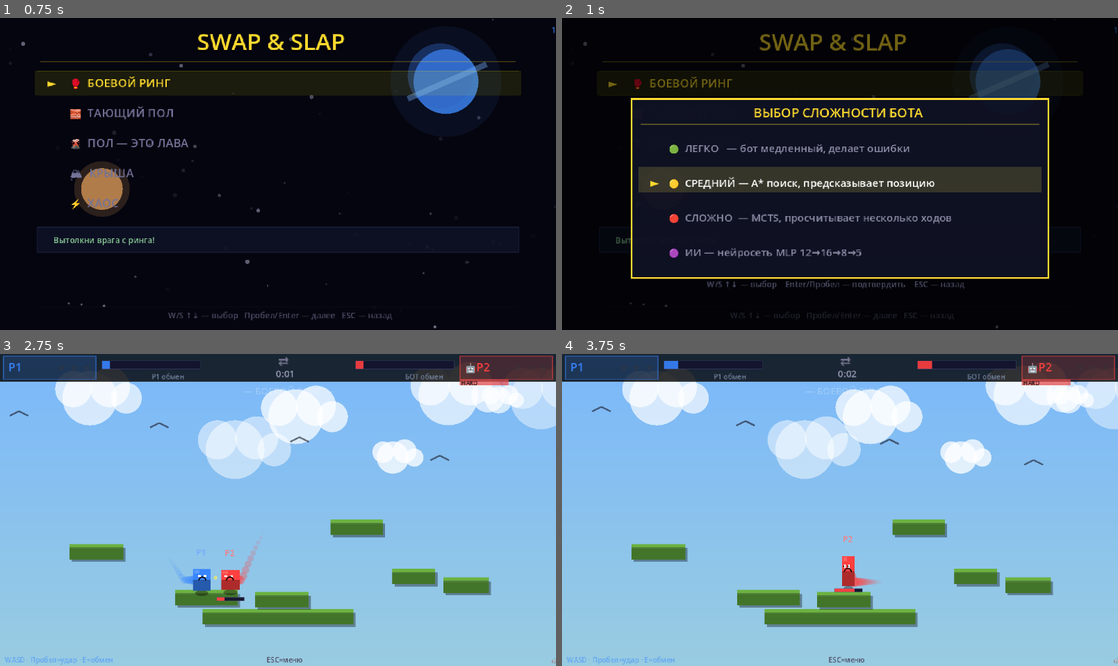
Above: before the commit, frames 1-4 (two rows, left to right).
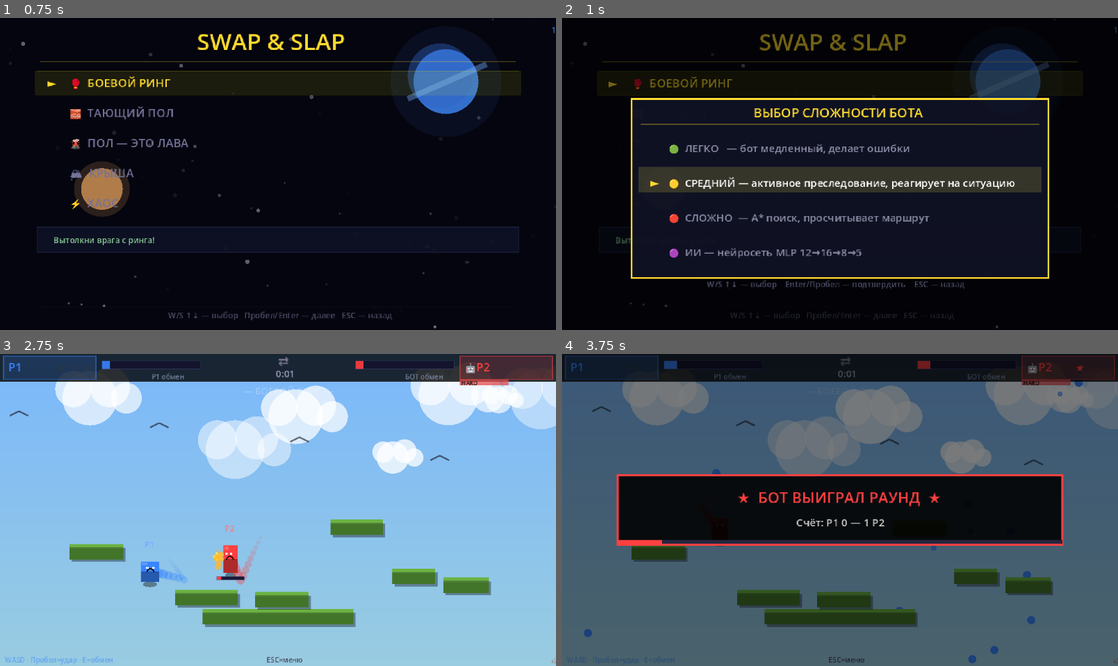
Above: after the commit, the same moments.

Repository: kkeefi/Swap-slap
Game: Godot game, scene res://Game.tscn
Same seed, same stepped clock (60 frames per second), same inputs: the game is played once before the commit and once after it.
Inputs:
- Up to frame 1 (0.75 s): tap Enter (p2_swap) at 0.5 s; hold D from 0.53 s (still down); tap E (p1_swap) at 0.6 s
- Up to frame 2 (1 s): keep holding D; tap Space at 0.77 s
- Up to frame 3 (2.75 s): release D at 1.28 s; hold S 1.28-2.03 s; tap Enter (p2_swap) at 1.35 s; tap Space at 1.52 s; hold D from 2.03 s (still down); tap H at 2.1 s
- Up to frame 4 (3.75 s): release D at 2.78 s; hold Up 2.78-3.53 s; tap I at 2.85 s; tap Space at 3.02 s; hold Left from 3.53 s (still down); tap T at 3.6 s

Frame 1 is identical in both runs. In frame 2, 1.1% of the frame differs, in the area x 34-82%, y 51-66%; in frame 3, 1.3%; in frame 4, 99%, in the area x 0-100%, y 0-100%.

Commit message:
refactor(bot): update Medium and Hard difficulty logic

Diff:
--- a/scripts/bot.gd
+++ b/scripts/bot.gd
@@ -19,6 +19,7 @@
 var _dodge_dir : int   = 1
 
 var _easy_think_cd : float = 0.0
+var _medium_think_cd : float = 0.0
 
 var _astar_path : Array = []
 var _path_cd : float = 0.0
@@ -93,6 +94,7 @@
 	_state=State.CHASE; _jump_cd=0.0; _stuck_timer=0.0
 	_easy_think_cd=0.0; _astar_path=[]; _path_cd=0.0
 	_nn_think_t=0.0; _nn_cached=[0.0,0.0,0.0,0.0,0.0]
+	_medium_think_cd = 0.0
 
 func update(delta: float, bot: Dictionary, enemy: Dictionary,
 		platforms: Array, mode: int, king_rect: Rect2,
@@ -163,23 +165,145 @@
 		else: left = true
 
 func _update_medium(delta: float, bot: Dictionary, enemy: Dictionary,
+		_platforms: Array, mode: int, king_rect: Rect2,
+		lava_y: float, swap_ready_bot: bool) -> void:
+
+	var bp : Vector2 = bot.pos
+	var ep : Vector2 = enemy.pos
+	var dist : float = bp.distance_to(ep)
+
+	if swap_ready_bot and (ep.x < 80 or ep.x > Globals.VW - 80) and randf() < 0.4:
+		swap = true
+
+	if mode == Globals.Mode.LAVA: _lava_survive(bot, _platforms, lava_y); return
+	if mode == Globals.Mode.KING: _king_logic(bot, enemy, king_rect); return
+
+	# всегда двигается к врагу — без пауз на движение
+	var dx : float = ep.x - bp.x
+	if abs(dx) > 10:
+		if dx > 0: right = true
+		else: left = true
+
+	# решения принимает с небольшой паузой
+	_medium_think_cd -= delta
+	if _medium_think_cd > 0:
+		return
+
+	_medium_think_cd = randf_range(0.18, 0.38)  # было 0.1-0.25
+
+	# 10% — пропускает действие
+	if randf() < 0.1:
+		return
+
+	# толкает в 65% случаев
+	if dist < REACT_DIST and randf() < 0.5:
+		push = true
+
+	# прыгает если враг выше
+	if bot.on_floor and ep.y < bp.y - 25 and _jump_cd <= 0 and randf() < 0.55:
+		jump = true; _jump_cd = 0.45
+
+	# от края уходит в 60% случаев
+	if (bp.x < EDGE_DANGER or bp.x > Globals.VW - EDGE_DANGER) and randf() < 0.5:
+		if bp.x < Globals.VW/2: right = true
+		else: left = true
+
+	# застрял — прыгает
+	if _stuck_timer > 0.5 and bot.on_floor and _jump_cd <= 0:
+		jump = true; _jump_cd = 0.5; _stuck_timer = 0.0
+
+func _astar_find_path(start: Vector2, target: Vector2, platforms: Array) -> Array:
+	var points: Array = []
+	points.append({"pos": start, "type": "start"})
+
+	for pl in platforms:
+		if not pl.alive: continue
+		var r: Rect2 = pl.rect
+		var land_x: float = r.get_center().x
+		var land_y: float = r.position.y - Globals.PH - 2
+		points.append({"pos": Vector2(land_x, land_y), "type": "plat"})
+
+	points.append({"pos": target, "type": "target"})
+
+	var n: int = points.size()
+	if n < 2: return []
+
+	var edges: Dictionary = {}
+	for i in n:
+		edges[i] = []
+		for j in n:
+			if i == j: continue
+			if _can_jump_between(points[i].pos, points[j].pos):
+				edges[i].append(j)
+
+	var g: Dictionary = {}
+	var f: Dictionary = {}
+	var came_from: Dictionary = {}
+	var open_set: Array = [0]
+
+	for i in n:
+		g[i] = INF
+		f[i] = INF
+
+	g[0] = 0.0
+	f[0] = start.distance_to(target)
+
+	while not open_set.is_empty():
+		var current: int = open_set[0]
+		for idx in open_set:
+			if float(f[idx]) < float(f[current]):
+				current = idx
+
+		if current == n - 1:
+			var path: Array = []
+			var c: int = current
+			while came_from.has(c):
+				path.push_front(points[c].pos)
+				c = came_from[c]
+			return path
+
+		open_set.erase(current)
+
+		for neighbor in edges[current]:
+			var tentative_g: float = float(g[current]) + points[current].pos.distance_to(points[neighbor].pos)
+			if tentative_g < float(g[neighbor]):
+				came_from[neighbor] = current
+				g[neighbor] = tentative_g
+				f[neighbor] = tentative_g + points[neighbor].pos.distance_to(target)
+				if neighbor not in open_set:
+					open_set.append(neighbor)
+
+	return []
+
+
+func _can_jump_between(a: Vector2, b: Vector2) -> bool:
+	var dx : float = abs(b.x - a.x)
+	var dy := a.y - b.y
+	if dx > JUMP_DIST_MAX + 20: return false
+	if dy > JUMP_H_MAX + 10: return false
+	if dy < -JUMP_H_MAX * 2: return false
+	return true
+
+func _update_hard(delta: float, bot: Dictionary, enemy: Dictionary,
 		platforms: Array, mode: int, king_rect: Rect2,
 		lava_y: float, swap_ready_bot: bool) -> void:
 
 	var bp : Vector2 = bot.pos
 	var ep : Vector2 = enemy.pos
-
-	if swap_ready_bot and (ep.x < 80 or ep.x > Globals.VW - 80):
+	var dist : float = bp.distance_to(ep)
+
+	if swap_ready_bot and (ep.x < EDGE_DANGER or ep.x > Globals.VW - EDGE_DANGER):
 		swap = true
 
 	if mode == Globals.Mode.LAVA: _lava_survive(bot, platforms, lava_y); return
 	if mode == Globals.Mode.KING: _king_logic(bot, enemy, king_rect); return
 
-	var predicted_ep : Vector2 = ep + enemy.vel * 0.25
+	# предсказывает куда ты идёшь
+	var predicted_ep : Vector2 = ep + enemy.vel * 0.3
 	predicted_ep.x = clamp(predicted_ep.x, 0, Globals.VW)
 	predicted_ep.y = clamp(predicted_ep.y, 0, Globals.VH)
-	var dist_pred : float = bp.distance_to(predicted_ep)
-
+
+	# A* к предсказанной позиции, пересчёт часто
 	_path_cd -= delta
 	if _path_cd <= 0 or _astar_path.is_empty():
 		_path_cd = PATH_RETHINK
@@ -195,121 +319,37 @@
 				if dx > 0: right = true
 				else: left = true
 			if (nxt.y < bp.y - 18) and bot.on_floor and _jump_cd <= 0:
-				jump = true; _jump_cd = 0.45
+				jump = true; _jump_cd = 0.4
 
 	if _astar_path.is_empty():
 		var dx : float = ep.x - bp.x
-		if abs(dx) > 15:
+		if abs(dx) > 8:
 			if dx > 0: right = true
 			else: left = true
 
-	if bot.on_floor and ep.y < bp.y - 25 and _jump_cd <= 0:
-		jump = true
-		_jump_cd = 0.45
-
-	if dist_pred < REACT_DIST:
-		push = true
-
-	if (bp.x < 60 or bp.x > Globals.VW - 60) and not bot.on_floor:
+	# если враг у края — давит без остановки
+	var enemy_near_edge : bool = ep.x < EDGE_DANGER or ep.x > Globals.VW - EDGE_DANGER
+	if enemy_near_edge:
+		var dx : float = ep.x - bp.x
+		if dx > 0: right = true
+		else: left = true
+		push = true
+
+	# в остальных случаях толкает почти всегда
+	elif dist < REACT_DIST and randf() < 0.85:
+		push = true
+
+	# прыгает надёжно
+	if bot.on_floor and ep.y < bp.y - 18 and _jump_cd <= 0:
+		jump = true; _jump_cd = 0.35
+
+	# от края уходит всегда
+	if (bp.x < EDGE_DANGER or bp.x > Globals.VW - EDGE_DANGER):
 		if bp.x < Globals.VW/2: right = true
 		else: left = true
 
-	if _stuck_timer > 0.4 and bot.on_floor and _jump_cd <= 0:
-		jump = true; _jump_cd = 0.5; _stuck_timer = 0.0
-
-func _astar_find_path(start: Vector2, target: Vector2, platforms: Array) -> Array:
-	var points: Array = []
-	points.append({"pos": start, "type": "start"})
-
-	for pl in platforms:
-		if not pl.alive: continue
-		var r: Rect2 = pl.rect
-		var land_x: float = r.get_center().x
-		var land_y: float = r.position.y - Globals.PH - 2
-		points.append({"pos": Vector2(land_x, land_y), "type": "plat"})
-
-	points.append({"pos": target, "type": "target"})
-
-	var n: int = points.size()
-	if n < 2: return []
-
-	var edges: Dictionary = {}
-	for i in n:
-		edges[i] = []
-		for j in n:
-			if i == j: continue
-			if _can_jump_between(points[i].pos, points[j].pos):
-				edges[i].append(j)
-
-	var g: Dictionary = {}
-	var f: Dictionary = {}
-	var came_from: Dictionary = {}
-	var open_set: Array = [0]
-
-	for i in n:
-		g[i] = INF
-		f[i] = INF
-
-	g[0] = 0.0
-	f[0] = start.distance_to(target)
-
-	while not open_set.is_empty():
-		var current: int = open_set[0]
-		for idx in open_set:
-			if float(f[idx]) < float(f[current]):
-				current = idx
-
-		if current == n - 1:
-			var path: Array = []
-			var c: int = current
-			while came_from.has(c):
-				path.push_front(points[c].pos)
-				c = came_from[c]
-			return path
-
-		open_set.erase(current)
-
-		for neighbor in edges[current]:
-			var tentative_g: float = float(g[current]) + points[current].pos.distance_to(points[neighbor].pos)
-			if tentative_g < float(g[neighbor]):
-				came_from[neighbor] = current
-				g[neighbor] = tentative_g
-				f[neighbor] = tentative_g + points[neighbor].pos.distance_to(target)
-				if neighbor not in open_set:
-					open_set.append(neighbor)
-
-	return []
-
-
-func _can_jump_between(a: Vector2, b: Vector2) -> bool:
-	var dx : float = abs(b.x - a.x)
-	var dy := a.y - b.y
-	if dx > JUMP_DIST_MAX + 20: return false
-	if dy > JUMP_H_MAX + 10: return false
-	if dy < -JUMP_H_MAX * 2: return false
-	return true
-
-func _update_hard(delta: float, bot: Dictionary, enemy: Dictionary,
-		platforms: Array, mode: int, king_rect: Rect2,
-		lava_y: float, swap_ready_bot: bool) -> void:
-
-	_update_medium(delta, bot, enemy, platforms, mode, king_rect, lava_y, swap_ready_bot)
-
-	var bp: Vector2 = bot.pos
-	var ep: Vector2 = enemy.pos
-	var dist: float = bp.distance_to(ep)
-	var dx: float = ep.x - bp.x
-
-	if dist < REACT_DIST + 20:
-		push = true
-
-	if bot.on_floor and abs(ep.y - bp.y) > 15 and _jump_cd <= 0:
-		jump = true
-		_jump_cd = 0.35
-
-	if abs(dx) > 10:
-		if dx > 0: right = true
-		else: left = true
+	if _stuck_timer > 0.3 and bot.on_floor and _jump_cd <= 0:
+		jump = true; _jump_cd = 0.4; _stuck_timer = 0.0
 
 func _update_ai(delta: float, bot: Dictionary, enemy: Dictionary,
 		platforms: Array, mode: int, king_rect: Rect2,
--- a/scripts/renderer.gd
+++ b/scripts/renderer.gd
@@ -606,8 +606,8 @@
 				Color(Globals.C_GOLD.r,Globals.C_GOLD.g,Globals.C_GOLD.b,0.3), 0.8)
 
 	var labels : Array = ["🟢  ЛЕГКО   — бот медленный, делает ошибки",
-						  "🟡  СРЕДНИЙ — A* поиск, предсказывает позицию",
-						  "🔴  СЛОЖНО  — MCTS, просчитывает несколько ходов",
+						  "🟡  СРЕДНИЙ — активное преследование, реагирует на ситуацию",
+						  "🔴  СЛОЖНО  — A* поиск, просчитывает маршрут",
 						  "🟣  ИИ — нейросеть MLP 12→16→8→5"]
 
 	for i in 4:
